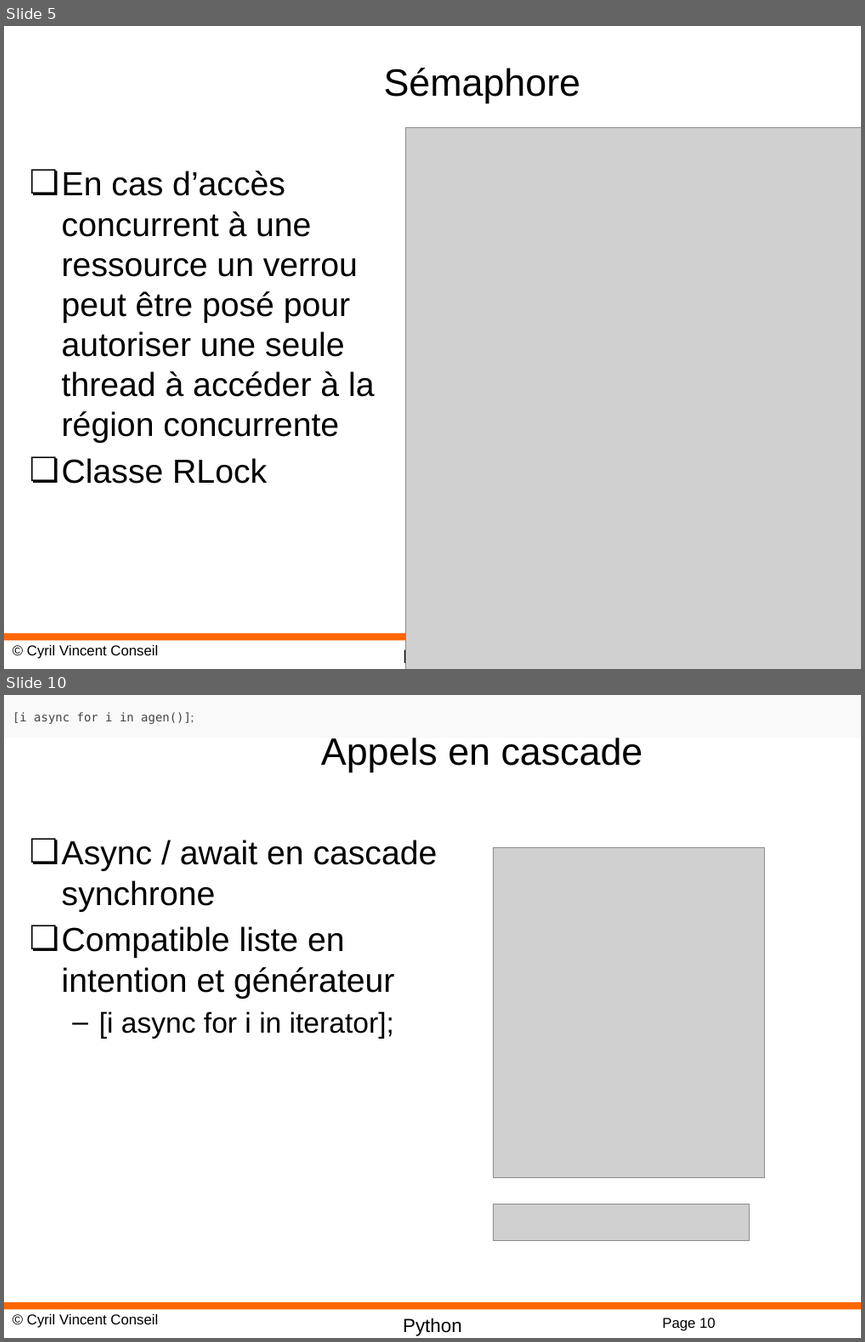
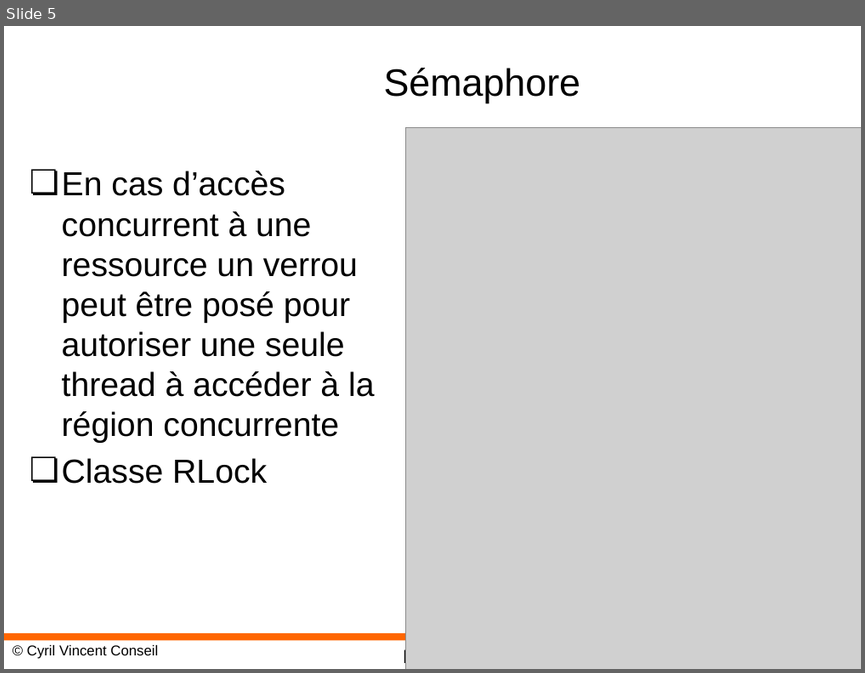
Before and after one commit to cyrilvincent/python, a slide deck: ppt/Python21-Threading.pptx. Shown one above the other, each under a label of ours: slides 5 and 10 before the commit, slide 5 after it; the slides between them are not shown. The pictures are 865x1342 and 865x673 pixels, drawn with LibreOffice and Linux fonts; fonts in the diff are those of the drawing; grey boxes stand for pictures; background and template pictures are left out. Boxes give left, top, right and bottom in pixels: in the first picture for what was removed or moved away, otherwise in the second. Text is boxed around its words. In the diff, an @@ line names an element or a change of style, - is before the commit and + after.

```diff
--- a/ppt/Python21-Threading.pptx
+++ b/ppt/Python21-Threading.pptx
@@ slide 10 removed at (4,695,861,1338), background #FFFFFF; not listed: 3 template elements that a slide beside it also shows @@
@@ text removed at (12,712,191,724) @@
-[i async for i in agen()];
@@ title removed at (321,737,643,772) @@
-Appels en cascade
@@ text removed at (62,839,438,1038) @@
-❏ Async / await en cascade synchrone
-❏ Compatible liste en intention et générateur
-  – [i async for i in iterator];
@@ picture removed at (494,847,765,1178) @@
@@ picture removed at (494,1204,749,1241) @@
@@ page number removed at (662,1317,715,1331) @@
-Page 10
```
Also in this commit, not shown: 1 slide added, 6 other slides removed, 8 other files.
